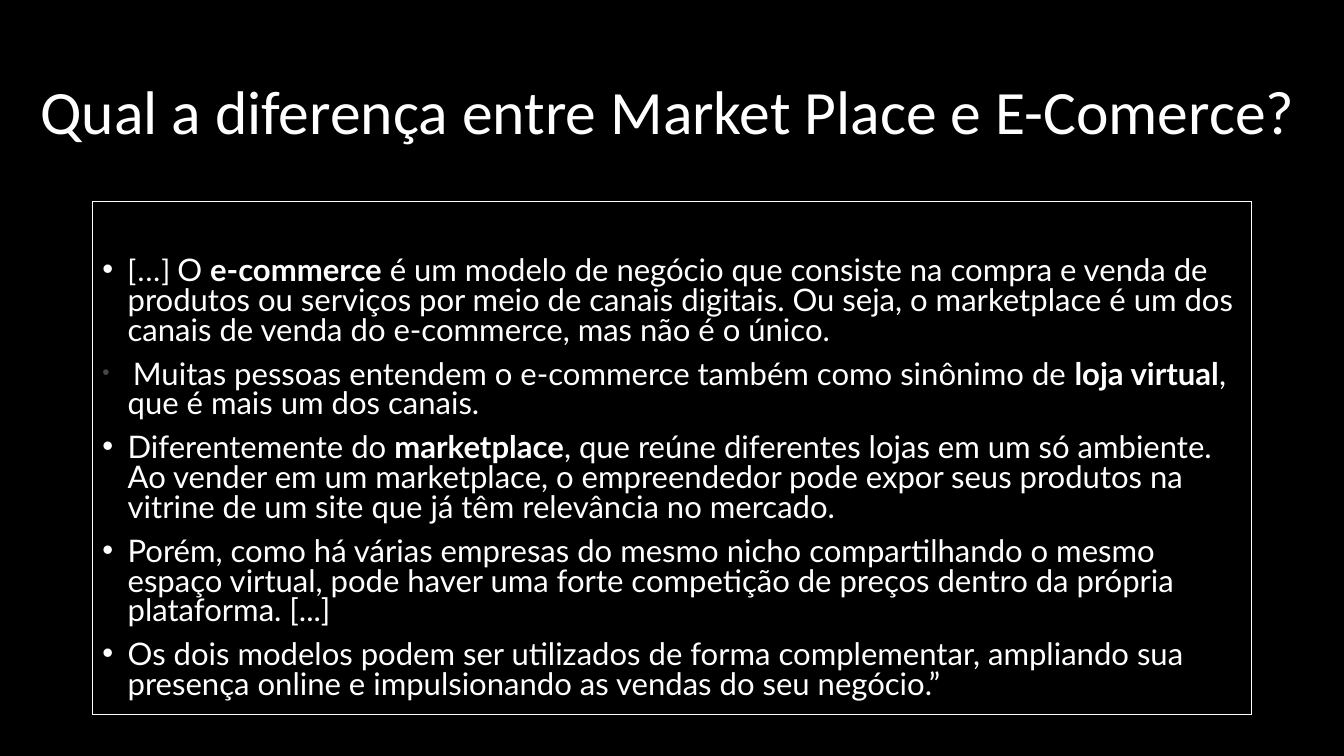
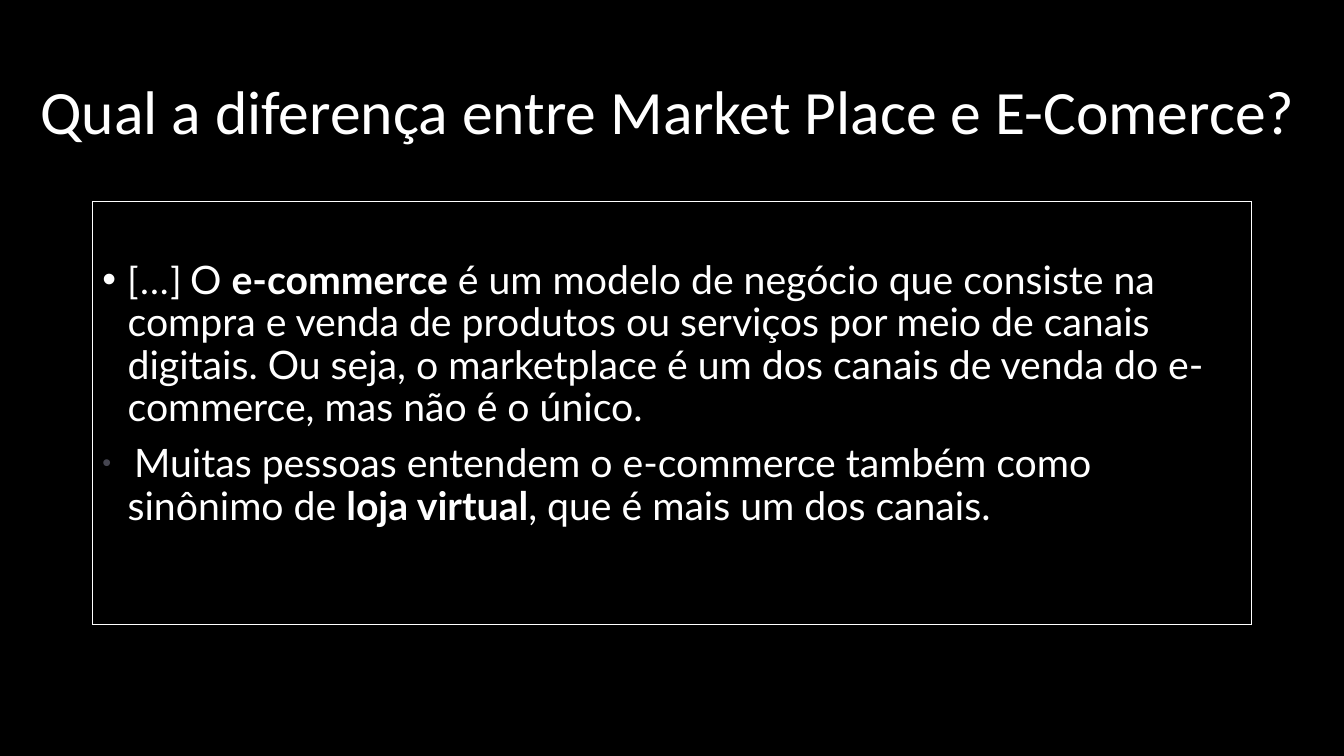
Before and after one commit to DANIELKENTARO/3-ano-analise, a slide deck: slide 4 of Pré-Projeto.pptx. Drawn at 1344x756 pixels with LibreOffice and Linux fonts; fonts in the diff are those of the drawing. Boxes give left, top, right and bottom in pixels: in the first picture for what was removed or moved away, otherwise in the second. Text is boxed around its words. In the diff, an @@ line names an element or a change of style, - is before the commit and + after.

```diff
--- a/Pré-Projeto.pptx
+++ b/Pré-Projeto.pptx
@@ text "[...] O e-commerce é um ...": place and size @@
-text "[...] O e-commerce é um ..." at [93,202,1252,715]
+text "[...] O e-commerce é um ..." at [93,202,1252,625]
@@ text "[...] O e-commerce é um ..." at [93,202,1252,625]: size 22.2 to 28 pt; line spacing 0.8 to 0.9 @@
@@ text at [128,435,1212,701]: paragraphs removed @@
-• Diferentemente do marketplace, que reúne diferentes lojas em um só ambiente. Ao vender em um marketplace, o empreendedor pode expor seus produtos na vitrine de um site que já têm relevância no mercado.
-• Porém, como há várias empresas do mesmo nicho compartilhando o mesmo espaço virtual, pode haver uma forte competição de preços dentro da própria plataforma. [...]
-• Os dois modelos podem ser utilizados de forma complementar, ampliando sua presença online e impulsionando as vendas do seu negócio.”
```
Also in this commit, not shown: 1 slide added.
